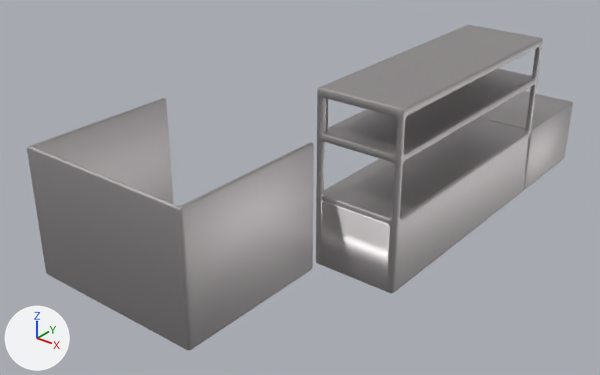
Renders of the FBX model Assets/_Game/Model 3D/kitchen.fbx from each side of a commit.
One viewpoint serves both versions: a 50 mm lens placed at (9.3, -19.55, 10.47), pointed at (-2.98, -4.2, 0.96). The lights are fixed; the arrows at lower left show +X, +Y and +Z. The older version comes first. Where no turn or scale is listed for an object, it has been applied to the vertices.

Objects in the first picture: 'kitchen'.
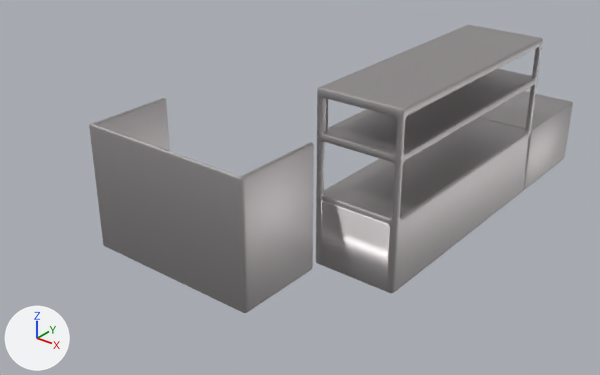
The change, as a list of edits to the scene's bpy script:
```text
Change me_cube_006:
    used by ob_kitchen; location = (0.0, 0.0, 0.0)
    remove me_cube_006.from_pydata(...)  # 1275 vertices, 1279 faces; spans x -5.98..0.94, y -10.13..4.07, z 0.0..4.49
    add me_cube_006.from_pydata(...)  # 1275 vertices, 1279 faces; spans x -5.98..0.94, y -8.41..4.07, z 0.0..4.49
    me_cube_006 part 1: all 130 vertices in x -5.98..-1.14, y -10.13..-9.95, z 0.0..3.3 are moved by (0.0, 1.72, 0.0)
```

Pixel boxes (x1, y1, x2, y2) of what changed, in the pictures (600 x 375 px; the box of a moved part takes in the faces that stretch with it):
'kitchen', reshaped (11% narrower, 11% shorter): before (27, 25, 573, 350); after (89, 25, 573, 313)
part 1 of me_cube_006, moved or reshaped: before (27, 98, 313, 350); after (89, 98, 313, 313)
